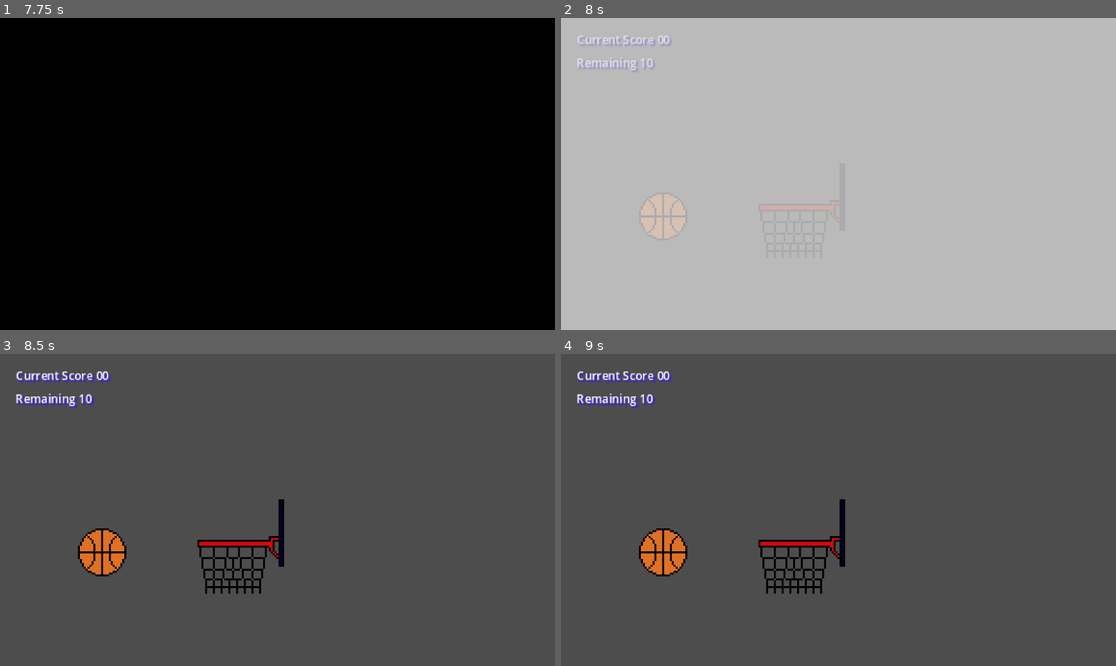
Above: before the commit, frames 1-4 (two rows, left to right).
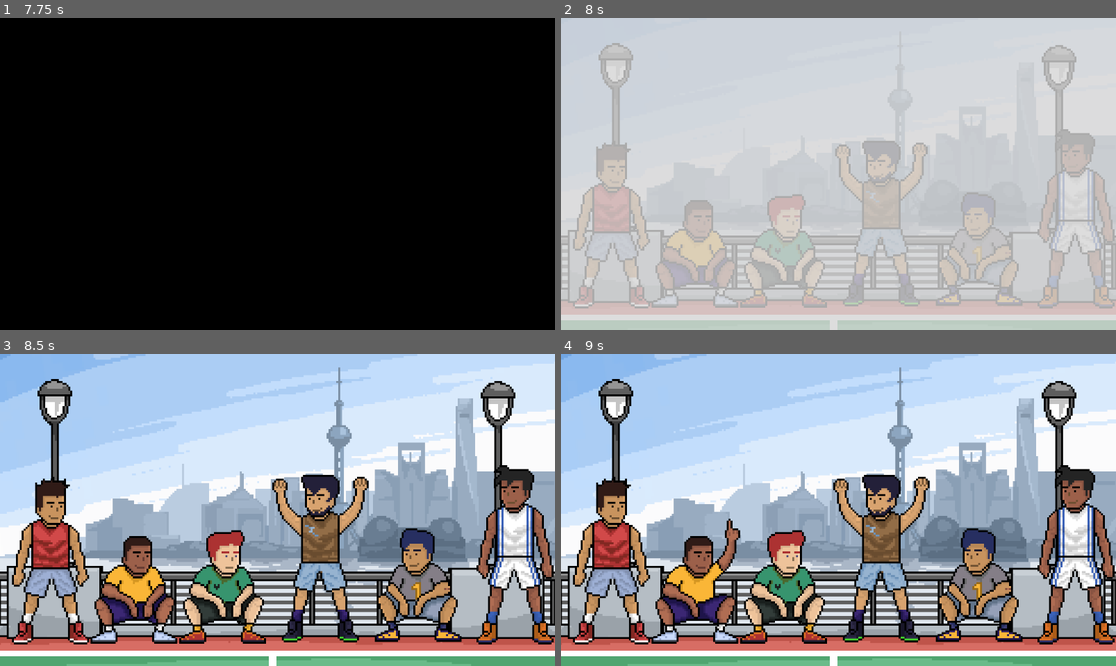
Above: after the commit, the same moments.

Repository: KodeDino/basketball-shooter-simulator
Game: Godot game, scene res://Scenes/MainMenu/MainMenu.tscn
The game is run twice, just before and just after one commit, with the same random seed, the same clock (stepped at 60 frames per second) and the same inputs. Sound files missing from this copy of the repository are replaced by a short silence.
Inputs (mouse positions are in pixels of both pictures, inside the frame that each line leads up to):
- Up to frame 1 (7.75 s): click (277, 270) at 0.5 s; click (277, 270) at 1.25 s; click (277, 270) at 2 s; tap Enter at 2.75, 4.25, 5.75 s; move the mouse to (399, 158) at 2.77 s; press the mouse at (399, 158) at 2.78 s; release the mouse at (399, 158) at 3.5 s; tap Space at 3.5, 5, 6.5 s; drag from (166, 189) to (249, 236) at 3.52 s; move the mouse to (333, 105) at 4.27 s; press the mouse at (333, 105) at 4.28 s; release the mouse at (333, 105) at 5 s; drag from (249, 236) to (111, 127) at 5.02 s; move the mouse to (444, 220) at 5.77 s; press the mouse at (444, 220) at 5.78 s; release the mouse at (444, 220) at 6.5 s; drag from (111, 127) to (194, 96) at 6.52 s; move the mouse to (305, 174) at 7.27 s; press the mouse at (305, 174) at 7.28 s
- Up to frame 2 (8 s): no input
- Up to frame 3 (8.5 s): release the mouse at (305, 510) at 8 s; drag from (99, 553) to (166, 525) at 8.02 s
- Up to frame 4 (9 s): move the mouse to (960, 494) at 8.77 s; press the mouse at (960, 494) at 8.78 s

Frame 1 is identical in both runs. In frame 2, 56% of the frame differs, in the area x 0-100%, y 0-100%; in frame 3, 97%; in frame 4, 97%.

Commit message:
feat: level one intro cutscene

Diff:
--- /dev/null
+++ b/Autoloads/DialogueManager.gd
@@ -0,0 +1,23 @@
+extends Node
+
+
+var current_dialogue: DialogueResource
+var current_line_index: int = 0
+
+
+func get_current_dialogue_data() -> Dictionary:
+	return current_dialogue.dialogue_sequence[current_line_index]
+
+
+func start_dialogue(dialogue_resource: DialogueResource) -> void:
+	current_dialogue = dialogue_resource
+	current_line_index = 0
+	SignalManager.emit_on_dialogue_updated(get_current_dialogue_data())
+
+func proceed_dialogue(next_scene: PackedScene = null) -> void:
+	current_line_index += 1
+	if current_line_index < current_dialogue.dialogue_sequence.size():
+		SignalManager.emit_on_dialogue_updated(get_current_dialogue_data())
+	else:
+		SignalManager.emit_on_dialogue_finished()
+		SceneManager.load_next_scene(next_scene)
--- a/Autoloads/SceneManager.gd
+++ b/Autoloads/SceneManager.gd
@@ -3,6 +3,7 @@
 const LEVEL_ONE = preload("res://Scenes/Levels/LevelOne/LevelOne.tscn")
 const MAIN_MENU = preload("res://Scenes/MainMenu/MainMenu.tscn")
 const TRANSITION = preload("res://Scenes/Transition/Transition.tscn")
+const LEVEL_ONE_INTRO = preload("res://Scenes/CutScenes/LevelOneIntro.tscn")
 
 var next_scene: PackedScene
 
@@ -16,5 +17,5 @@
 	load_next_scene(MAIN_MENU)
 
 
-func load_level_one() -> void:
-	load_next_scene(LEVEL_ONE)
+func load_level_one_intro() -> void:
+	load_next_scene(LEVEL_ONE_INTRO)
--- a/Autoloads/SignalManager.gd
+++ b/Autoloads/SignalManager.gd
@@ -2,9 +2,17 @@
 
 signal on_basketball_score
 signal on_basketball_removed
+signal on_dialogue_updated(data: Dictionary)
+signal on_dialogue_finished
 
 func emit_on_basketball_score() -> void:
 	on_basketball_score.emit()
 
 func emit_on_basketball_removed() -> void:
 	on_basketball_removed.emit()
+
+func emit_on_dialogue_updated(data: Dictionary) -> void:
+	on_dialogue_updated.emit(data)
+
+func emit_on_dialogue_finished() -> void:
+	on_dialogue_finished.emit()
--- /dev/null
+++ b/Resources/DialogueResource.gd
@@ -0,0 +1,6 @@
+extends Resource
+
+class_name DialogueResource
+
+
+@export var dialogue_sequence: Array[Dictionary]
--- /dev/null
+++ b/Resources/LevelOneIntroDialogue.tres
@@ -0,0 +1,20 @@
+[gd_resource type="Resource" script_class="DialogueResource" load_steps=2 format=3 uid="uid://2hpy7t4g0v1t"]
+
+[ext_resource type="Script" uid="uid://1jg5kmdowv5h" path="res://Resources/DialogueResource.gd" id="2_qkvl5"]
+
+[resource]
+script = ExtResource("2_qkvl5")
+dialogue_sequence = Array[Dictionary]([{
+"character": "Alex",
+"line": "Yoooo! XXX! nice shot, accurate as always Ey?!"
+}, {
+"character": "Bob",
+"line": "Heehee"
+}, {
+"character": "Alex",
+"line": "Let's shoot some points"
+}, {
+"character": "Bob",
+"line": "Sure!"
+}])
+metadata/_custom_type_script = "uid://1jg5kmdowv5h"
--- /dev/null
+++ b/Scenes/CutScenes/DialoguePanel.gd
@@ -0,0 +1,17 @@
+extends Panel
+
+@onready var name_label: RichTextLabel = $"../NamePanel/MarginContainer/NameLabel"
+@onready var dialogue_label: RichTextLabel = $MarginContainer/DialogueLabel
+@onready var button: Button = $MarginContainer/Button
+const LEVEL_ONE = preload("res://Scenes/Levels/LevelOne/LevelOne.tscn")
+
+func _ready() -> void:
+	SignalManager.on_dialogue_updated.connect(set_text)
+	#SignalManager.on_dialogue_finished.connect(hide)
+
+func set_text(dialogue_data: Dictionary) -> void:
+	name_label.text = dialogue_data['character']
+	dialogue_label.text = dialogue_data['line']
+
+func _on_button_pressed() -> void:
+	DialogueManager.proceed_dialogue(LEVEL_ONE)
--- /dev/null
+++ b/Scenes/CutScenes/LevelOneIntro.gd
@@ -0,0 +1,18 @@
+extends Node2D
+
+@onready var canvas_layer: CanvasLayer = $CanvasLayer
+@onready var audio_stream_player: AudioStreamPlayer = $AudioStreamPlayer
+
+func _ready() -> void:
+	SignalManager.on_dialogue_finished.connect(hide_panel)
+
+
+func show_panel() -> void:
+	audio_stream_player.stop()
+	var dialogue_data = load("res://Resources/LevelOneIntroDialogue.tres")
+	DialogueManager.start_dialogue(dialogue_data)
+	canvas_layer.show()
+
+
+func hide_panel() -> void:
+	canvas_layer.hide()
--- /dev/null
+++ b/Scenes/CutScenes/LevelOneIntro.tscn
@@ -0,0 +1,296 @@
+[gd_scene load_steps=10 format=3 uid="uid://jn6h77jwd8va"]
+
+[ext_resource type="Script" uid="uid://yf75k6e5tbmd" path="res://Scenes/CutScenes/LevelOneIntro.gd" id="1_wf6bf"]
+[ext_resource type="Texture2D" uid="uid://dspn7rml36sm7" path="res://assets/Background/Background_01_Shanghai.png" id="1_xmfa3"]
+[ext_resource type="Texture2D" uid="uid://ciw3nd47igehk" path="res://assets/NPCs/npc-sprite-sheet.png" id="2_ncsn6"]
+[ext_resource type="Script" uid="uid://drr50rjlcnjkq" path="res://Scenes/CutScenes/DialoguePanel.gd" id="4_ib2b1"]
+[ext_resource type="AudioStream" uid="uid://bdmycuhcpyagk" path="res://assets/sprites/sounds/crowded_basketball_court.mp3" id="5_3aagc"]
+
+[sub_resource type="Animation" id="Animation_ib2b1"]
+length = 0.001
+tracks/0/type = "value"
+tracks/0/imported = false
+tracks/0/enabled = true
+tracks/0/path = NodePath("NPCSprites/NPCRed:region_rect")
+tracks/0/interp = 1
+tracks/0/loop_wrap = true
+tracks/0/keys = {
+"times": PackedFloat32Array(0),
+"transitions": PackedFloat32Array(1),
+"update": 0,
+"values": [Rect2(0, 0, 0, 0)]
+}
+tracks/1/type = "value"
+tracks/1/imported = false
+tracks/1/enabled = true
+tracks/1/path = NodePath("NPCSprites/NPCWhite:region_rect")
+tracks/1/interp = 1
+tracks/1/loop_wrap = true
+tracks/1/keys = {
+"times": PackedFloat32Array(0),
+"transitions": PackedFloat32Array(1),
+"update": 0,
+"values": [Rect2(0, 0, 0, 0)]
+}
+tracks/2/type = "value"
+tracks/2/imported = false
+tracks/2/enabled = true
+tracks/2/path = NodePath("NPCSprites/NPCBrown:region_rect")
+tracks/2/interp = 1
+tracks/2/loop_wrap = true
+tracks/2/keys = {
+"times": PackedFloat32Array(0),
+"transitions": PackedFloat32Array(1),
+"update": 0,
+"values": [Rect2(0, 0, 0, 0)]
+}
+tracks/3/type = "value"
+tracks/3/imported = false
+tracks/3/enabled = true
+tracks/3/path = NodePath("NPCSprites/NPCYellow:region_rect")
+tracks/3/interp = 1
+tracks/3/loop_wrap = true
+tracks/3/keys = {
+"times": PackedFloat32Array(0),
+"transitions": PackedFloat32Array(1),
+"update": 0,
+"values": [Rect2(0, 0, 0, 0)]
+}
+tracks/4/type = "value"
+tracks/4/imported = false
+tracks/4/enabled = true
+tracks/4/path = NodePath("NPCSprites/NPCGreen:region_rect")
+tracks/4/interp = 1
+tracks/4/loop_wrap = true
+tracks/4/keys = {
+"times": PackedFloat32Array(0),
+"transitions": PackedFloat32Array(1),
+"update": 0,
+"values": [Rect2(0, 0, 0, 0)]
+}
+tracks/5/type = "value"
+tracks/5/imported = false
+tracks/5/enabled = true
+tracks/5/path = NodePath("NPCSprites/NPCGray:region_rect")
+tracks/5/interp = 1
+tracks/5/loop_wrap = true
+tracks/5/keys = {
+"times": PackedFloat32Array(0),
+"transitions": PackedFloat32Array(1),
+"update": 0,
+"values": [Rect2(0, 0, 0, 0)]
+}
+
+[sub_resource type="Animation" id="Animation_wf6bf"]
+resource_name = "npc_animation"
+length = 5.0
+step = 0.01
+tracks/0/type = "value"
+tracks/0/imported = false
+tracks/0/enabled = true
+tracks/0/path = NodePath("NPCSprites/NPCRed:region_rect")
+tracks/0/interp = 1
+tracks/0/loop_wrap = true
+tracks/0/keys = {
+"times": PackedFloat32Array(0, 0.3, 0.5, 1.00296, 1.06, 1.6, 1.8, 2.4, 2.45704, 3.6, 3.8, 4.5, 4.55704),
+"transitions": PackedFloat32Array(1, 1, 1, 1, 1, 1, 1, 1, 1, 1, 1, 1, 1),
+"update": 1,
+"values": [Rect2(0, 0, 50, 100), Rect2(0, 100, 50, 100), Rect2(0, 0, 50, 100), Rect2(0, 200, 50, 100), Rect2(0, 0, 50, 100), Rect2(0, 100, 50, 100), Rect2(0, 0, 50, 100), Rect2(0, 200, 50, 100), Rect2(0, 0, 50, 100), Rect2(0, 100, 50, 100), Rect2(0, 0, 50, 100), Rect2(0, 200, 50, 100), Rect2(0, 0, 50, 100)]
+}
+tracks/1/type = "value"
+tracks/1/imported = false
+tracks/1/enabled = true
+tracks/1/path = NodePath("NPCSprites/NPCWhite:region_rect")
+tracks/1/interp = 1
+tracks/1/loop_wrap = true
+tracks/1/keys = {
+"times": PackedFloat32Array(0, 0.3, 0.5, 3.31, 3.36),
+"transitions": PackedFloat32Array(1, 1, 1, 1, 1),
+"update": 1,
+"values": [Rect2(250, 0, 50, 100), Rect2(250, 200, 50, 100), Rect2(250, 0, 50, 100), Rect2(250, 100, 50, 100), Rect2(250, 0, 50, 100)]
+}
+tracks/2/type = "value"
+tracks/2/imported = false
+tracks/2/enabled = true
+tracks/2/path = NodePath("NPCSprites/NPCBrown:region_rect")
+tracks/2/interp = 1
+tracks/2/loop_wrap = true
+tracks/2/keys = {
+"times": PackedFloat32Array(0, 0.25, 0.5, 0.75, 0.79, 2.59919, 2.6391),
+"transitions": PackedFloat32Array(1, 1, 1, 1, 1, 1, 1),
+"update": 1,
+"values": [Rect2(150, 0, 50, 100), Rect2(150, 100, 50, 100), Rect2(150, 200, 50, 100), Rect2(150, 300, 50, 100), Rect2(150, 200, 50, 100), Rect2(150, 300, 50, 100), Rect2(150, 200, 50, 100)]
+}
+tracks/3/type = "value"
+tracks/3/imported = false
+tracks/3/enabled = true
+tracks/3/path = NodePath("NPCSprites/NPCYellow:region_rect")
+tracks/3/interp = 1
+tracks/3/loop_wrap = true
+tracks/3/keys = {
+"times": PackedFloat32Array(0, 0.1, 0.21, 0.4, 0.44, 0.6, 0.81),
+"transitions": PackedFloat32Array(1, 1, 1, 1, 1, 1, 1),
+"update": 1,
+"values": [Rect2(50, 0, 50, 100), Rect2(50, 100, 50, 100), Rect2(50, 0, 50, 100), Rect2(50, 200, 50, 100), Rect2(50, 0, 50, 100), Rect2(50, 300, 50, 100), Rect2(50, 400, 50, 100)]
+}
+tracks/4/type = "value"
+tracks/4/imported = false
+tracks/4/enabled = true
+tracks/4/path = NodePath("NPCSprites/NPCGreen:region_rect")
+tracks/4/interp = 1
+tracks/4/loop_wrap = true
+tracks/4/keys = {
+"times": PackedFloat32Array(0, 0.603906, 0.670416, 1.91, 1.96),
+"transitions": PackedFloat32Array(1, 1, 1, 1, 1),
+"update": 1,
+"values": [Rect2(100, 0, 50, 100), Rect2(100, 100, 50, 100), Rect2(100, 0, 50, 100), Rect2(100, 100, 50, 100), Rect2(100, 0, 50, 100)]
+}
+tracks/5/type = "value"
+tracks/5/imported = false
+tracks/5/enabled = true
+tracks/5/path = NodePath("NPCSprites/NPCGray:region_rect")
+tracks/5/interp = 1
+tracks/5/loop_wrap = true
+tracks/5/keys = {
+"times": PackedFloat32Array(0, 0.981436, 1.05817, 4.24, 4.3),
+"transitions": PackedFloat32Array(1, 1, 1, 1, 1),
+"update": 1,
+"values": [Rect2(200, 0, 50, 100), Rect2(200, 100, 50, 100), Rect2(200, 0, 50, 100), Rect2(200, 100, 50, 100), Rect2(200, 0, 50, 100)]
+}
+tracks/6/type = "method"
+tracks/6/imported = false
+tracks/6/enabled = true
+tracks/6/path = NodePath(".")
+tracks/6/interp = 1
+tracks/6/loop_wrap = true
+tracks/6/keys = {
+"times": PackedFloat32Array(4.99),
+"transitions": PackedFloat32Array(1),
+"values": [{
+"args": [],
+"method": &"show_panel"
+}]
+}
+
+[sub_resource type="AnimationLibrary" id="AnimationLibrary_3aagc"]
+_data = {
+&"RESET": SubResource("Animation_ib2b1"),
+&"npc_animation": SubResource("Animation_wf6bf")
+}
+
+[sub_resource type="SystemFont" id="SystemFont_wf6bf"]
+font_names = PackedStringArray("04b 30")
+subpixel_positioning = 0
+
+[node name="LevelOneIntro" type="Node2D"]
+script = ExtResource("1_wf6bf")
+
+[node name="Background" type="Sprite2D" parent="."]
+position = Vector2(142, 80)
+texture = ExtResource("1_xmfa3")
+
+[node name="NPCAnimationPlayer" type="AnimationPlayer" parent="."]
+libraries = {
+&"": SubResource("AnimationLibrary_3aagc")
+}
+autoplay = "npc_animation"
+
+[node name="NPCSprites" type="Node" parent="."]
+
+[node name="NPCRed" type="Sprite2D" parent="NPCSprites"]
+position = Vector2(26.2479, 100.673)
+texture = ExtResource("2_ncsn6")
+region_enabled = true
+
+[node name="NPCWhite" type="Sprite2D" parent="NPCSprites"]
+position = Vector2(267.358, 100.723)
+texture = ExtResource("2_ncsn6")
+region_enabled = true
+
+[node name="NPCBrown" type="Sprite2D" parent="NPCSprites"]
+position = Vector2(166.151, 99.6977)
+texture = ExtResource("2_ncsn6")
+region_enabled = true
+
+[node name="NPCYellow" type="Sprite2D" parent="NPCSprites"]
+position = Vector2(68.9303, 100.61)
+texture = ExtResource("2_ncsn6")
+region_enabled = true
+
+[node name="NPCGreen" type="Sprite2D" parent="NPCSprites"]
+position = Vector2(115.039, 100.543)
+texture = ExtResource("2_ncsn6")
+region_enabled = true
+
+[node name="NPCGray" type="Sprite2D" parent="NPCSprites"]
+position = Vector2(216.413, 99.5161)
+texture = ExtResource("2_ncsn6")
+region_enabled = true
+
+[node name="CanvasLayer" type="CanvasLayer" parent="."]
+visible = false
+
+[node name="NamePanel" type="Panel" parent="CanvasLayer"]
+anchors_preset = -1
+anchor_top = 0.9
+anchor_right = 0.2
+anchor_bottom = 1.0
+offset_top = -46.8
+offset_bottom = -46.8
+grow_vertical = 0
+
+[node name="MarginContainer" type="MarginContainer" parent="CanvasLayer/NamePanel"]
+layout_mode = 1
+anchors_preset = 15
+anchor_right = 1.0
+anchor_bottom = 1.0
+grow_horizontal = 2
+grow_vertical = 2
+theme_override_constants/margin_left = 8
+theme_override_constants/margin_right = 8
+
+[node name="NameLabel" type="RichTextLabel" parent="CanvasLayer/NamePanel/MarginContainer"]
+layout_mode = 2
+theme_override_font_sizes/normal_font_size = 8
+
+[node name="DialoguePanel" type="Panel" parent="CanvasLayer"]
+anchors_preset = -1
+anchor_top = 0.4
+anchor_right = 1.0
+anchor_bottom = 1.0
+offset_top = 50.0
+grow_horizontal = 2
+grow_vertical = 0
+script = ExtResource("4_ib2b1")
+
+[node name="MarginContainer" type="MarginContainer" parent="CanvasLayer/DialoguePanel"]
+layout_mode = 1
+anchors_preset = 15
+anchor_right = 1.0
+anchor_bottom = 1.0
+grow_horizontal = 2
+grow_vertical = 2
+theme_override_constants/margin_left = 8
+theme_override_constants/margin_right = 8
+
+[node name="DialogueLabel" type="RichTextLabel" parent="CanvasLayer/DialoguePanel/MarginContainer"]
+layout_mode = 2
+theme_override_font_sizes/normal_font_size = 8
+bbcode_enabled = true
+tab_size = 2
+
+[node name="Button" type="Button" parent="CanvasLayer/DialoguePanel/MarginContainer"]
+layout_mode = 2
+size_flags_horizontal = 8
+size_flags_vertical = 8
+theme_override_colors/font_hover_color = Color(0.368054, 0.803247, 0.458787, 1)
+theme_override_fonts/font = SubResource("SystemFont_wf6bf")
+theme_override_font_sizes/font_size = 8
+text = "Next"
+flat = true
+
+[node name="AudioStreamPlayer" type="AudioStreamPlayer" parent="."]
+stream = ExtResource("5_3aagc")
+autoplay = true
+
+[connection signal="pressed" from="CanvasLayer/DialoguePanel/MarginContainer/Button" to="CanvasLayer/DialoguePanel" method="_on_button_pressed"]
--- a/Scenes/Levels/LevelBase.tscn
+++ b/Scenes/Levels/LevelBase.tscn
@@ -1,6 +1,7 @@
-[gd_scene load_steps=3 format=3 uid="uid://cnc8vwtc5d7d7"]
+[gd_scene load_steps=4 format=3 uid="uid://cnc8vwtc5d7d7"]
 
 [ext_resource type="Script" uid="uid://fwoe0ky7pfxy" path="res://Scenes/Levels/level_base.gd" id="1_ami44"]
+[ext_resource type="LabelSettings" uid="uid://1r0kyx63wesf" path="res://assets/LabelSettings/hud_label_setting.tres" id="3_7t6so"]
 [ext_resource type="PackedScene" uid="uid://c0vgtiiioprbo" path="res://Scenes/Hud/Hud.tscn" id="3_63row"]
 
 [node name="LevelBase" type="Node2D"]
@@ -12,3 +13,21 @@
 [node name="CanvasLayer" type="CanvasLayer" parent="."]
 
 [node name="Hud" parent="CanvasLayer" instance=ExtResource("3_63row")]
+
+[node name="MarginContainer" type="MarginContainer" parent="CanvasLayer"]
+anchors_preset = 15
+anchor_right = 1.0
+anchor_bottom = 1.0
+grow_horizontal = 2
+grow_vertical = 2
+theme_override_constants/margin_left = 8
+theme_override_constants/margin_top = 8
+theme_override_constants/margin_right = 8
+theme_override_constants/margin_bottom = 8
+
+[node name="EnemyScore" type="Label" parent="CanvasLayer/MarginContainer"]
+layout_mode = 2
+size_flags_horizontal = 8
+size_flags_vertical = 0
+text = "Opponent Score: 00"
+label_settings = ExtResource("3_7t6so")
--- a/Scenes/Levels/LevelOne/LevelOne.tscn
+++ b/Scenes/Levels/LevelOne/LevelOne.tscn
@@ -1,11 +1,16 @@
-[gd_scene load_steps=4 format=3 uid="uid://cbbebvloop21"]
+[gd_scene load_steps=5 format=3 uid="uid://cbbebvloop21"]
 
 [ext_resource type="PackedScene" uid="uid://cnc8vwtc5d7d7" path="res://Scenes/Levels/LevelBase.tscn" id="1_2ocb1"]
 [ext_resource type="PackedScene" uid="uid://b8e4oqdwtwhkv" path="res://Scenes/Levels/LevelTwo/LevelTwo.tscn" id="2_85dct"]
 [ext_resource type="PackedScene" uid="uid://cs7kkatnq4wci" path="res://Scenes/Hoop/Hoop.tscn" id="2_orjfg"]
+[ext_resource type="Texture2D" uid="uid://dspn7rml36sm7" path="res://assets/Background/Background_01_Shanghai.png" id="3_r58k2"]
 
 [node name="LevelOne" instance=ExtResource("1_2ocb1")]
 next_level_scene = ExtResource("2_85dct")
 
-[node name="Hoop" parent="." index="1" instance=ExtResource("2_orjfg")]
+[node name="Background" type="Sprite2D" parent="." index="0"]
+position = Vector2(142, 80)
+texture = ExtResource("3_r58k2")
+
+[node name="Hoop" parent="." index="2" instance=ExtResource("2_orjfg")]
 position = Vector2(125, 100)
--- a/Scenes/Levels/level_base.gd
+++ b/Scenes/Levels/level_base.gd
@@ -3,6 +3,9 @@
 @export var next_level_scene: PackedScene
 @export var enemy_score: int = 3
 @onready var hud: Control = $CanvasLayer/Hud
+@onready var enemy_score_label: Label = $CanvasLayer/MarginContainer/EnemyScore
+
+
 
 
 @onready var basketball_spawn_spot: Marker2D = $BasketballSpawnSpot
@@ -14,6 +17,7 @@
 	hud.update_display()
 	spawn_basketball()
 	SignalManager.on_basketball_removed.connect(_on_basketball_removed)
+	enemy_score_label.text = "Opponent Score %02d" % enemy_score
 
 
 # Called every frame. 'delta' is the elapsed time since the previous frame.
--- a/Scenes/MainMenu/main_menu.gd
+++ b/Scenes/MainMenu/main_menu.gd
@@ -16,4 +16,4 @@
 func _on_texture_button_pressed() -> void:
 	audio_stream_player.play()
 	await audio_stream_player.finished
-	SceneManager.load_level_one()
+	SceneManager.load_level_one_intro()
--- a/project.godot
+++ b/project.godot
@@ -20,6 +20,7 @@
 SignalManager="*res://Autoloads/SignalManager.gd"
 SceneManager="*res://Autoloads/SceneManager.gd"
 ScoreManager="*res://Autoloads/ScoreManager.gd"
+DialogueManager="*res://Autoloads/DialogueManager.gd"
 
 [display]
 
Not shown, added: Autoloads/DialogueManager.gd.uid
Not shown, added: Resources/DialogueResource.gd.uid
Not shown, added: Scenes/CutScenes/DialoguePanel.gd.uid
Not shown, added: Scenes/CutScenes/LevelOneIntro.gd.uid
Not shown, added: assets/Background/Background_01_Shanghai.png.import
Not shown, added: assets/Background/Title.png.import
Not shown, added: assets/Character/Boss_00.png.import
Not shown, added: assets/Character/Boss_01_Shanghai - Sheet.png.import
Not shown, added: assets/Character/Boss_01_Shanghai.png.import
Not shown, added: assets/Character/Main Character 02.png.import
Not shown, added: assets/Character/Main Character.png.import
Not shown, added: assets/Character/Main Character_Stand - Sheet.png.import
(and 12 more such lines)
